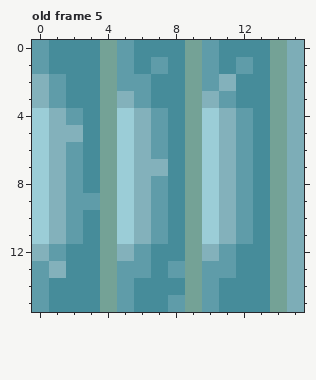
Two states of a pixel-art file, assets/tilesets/window.ase. That is the earlier state.
16x16 pixels, 8 frames. Colours within 5 levels of each other are drawn and written as one. Shown: old frame 5. The commit also changed other frames, which this record leaves out.
After the commit:
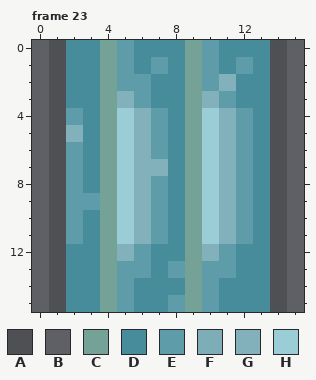
Palette (. is transparent): A #4e5053  B #5e6065  C #74a296  D #468c9a  E #5f9ca9  F #7dadb7  G #83b1bb  H #9bcdd7
A new or re-ordered frame is compared with the old frame closest to it.
Diff:
frames 8 -> 25
Frame 23 is new; against old frame 5:
Colour C gives way to colour A in rows 0 to 15 at x 14.
Colour D gives way to colour A in rows 0 to 1 at x 1; in rows 14 to 15 at x 1.
Colour E gives way to colour A in rows 2 to 3 at x 1; in row 12 at x 1.
Colour G gives way to colour A in rows 4 to 11 at x 1; in row 13 at x 1.
Colour E gives way to colour B in rows 0 to 1 at x 0; in rows 13 to 15 at x 0.
Colour F gives way to colour B in rows 0 to 15 at x 15.
Colour G gives way to colour B in rows 2 to 3 at x 0; in row 12 at x 0.
Colour H gives way to colour B in rows 4 to 11 at x 0.
Boxes around the changes in both pictures, in picture pixels (x1, y1, x2, y2):
changed: (32, 40, 66, 312)
changed: (270, 40, 304, 312)
